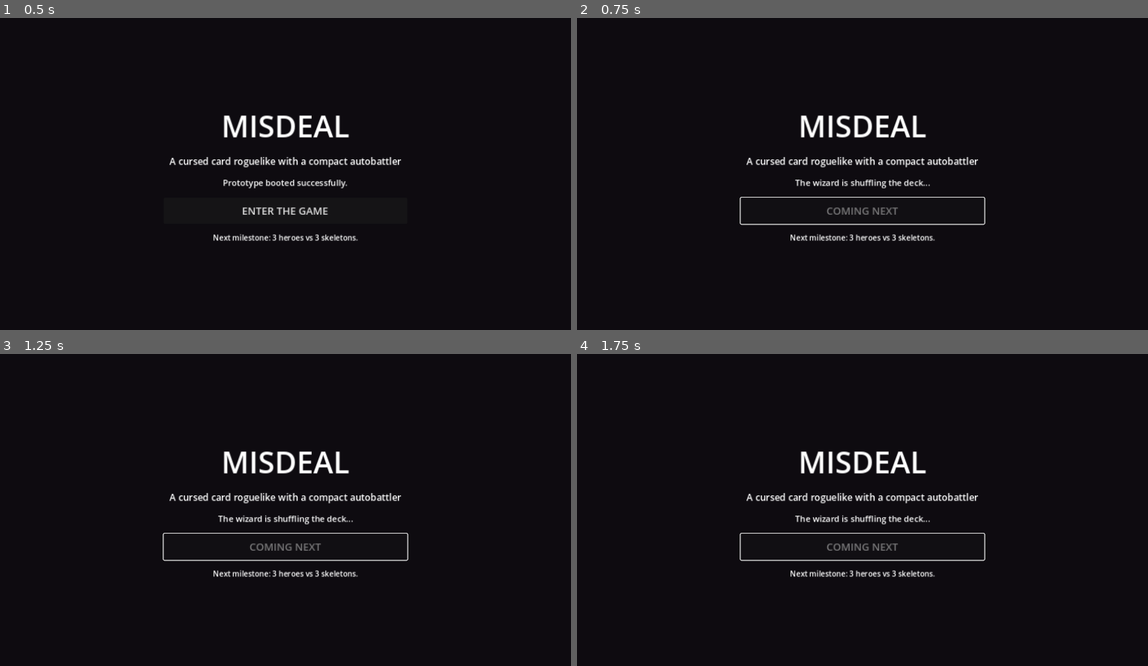
Above: before the commit, frames 1-4 (two rows, left to right).
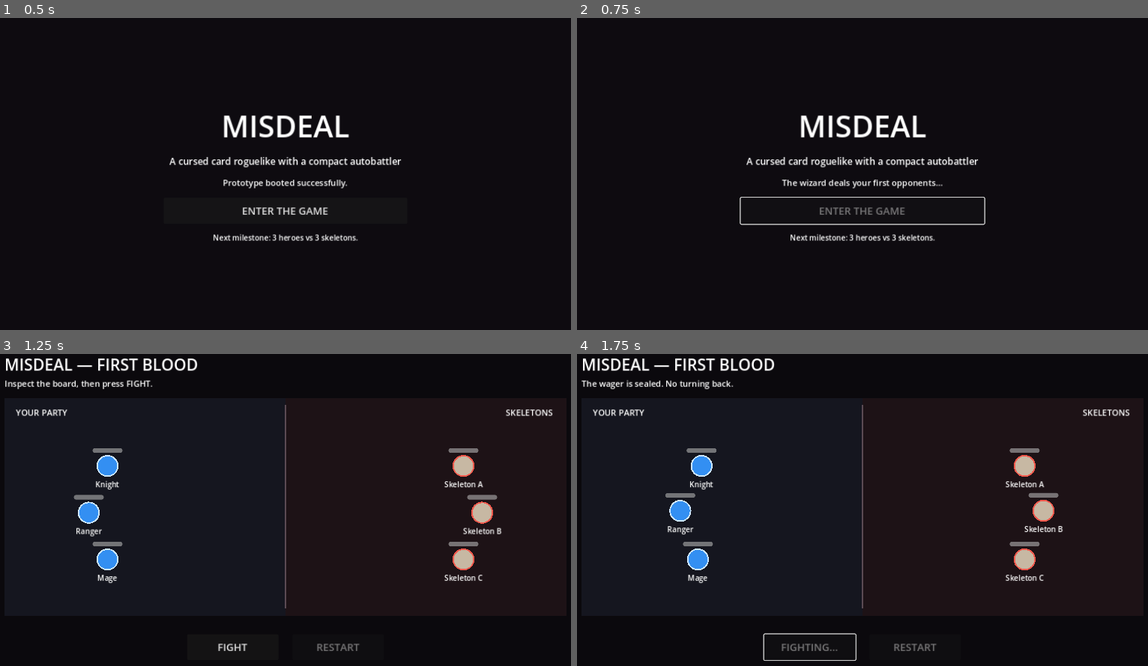
Above: after the commit, the same moments.

Repository: zampolit73/Misdeal
Game: Godot game, scene res://scenes/main/main.tscn
The game is run twice, just before and just after one commit, with the same random seed, the same clock (stepped at 60 frames per second) and the same inputs.
Inputs (mouse positions are in pixels of both pictures, inside the frame that each line leads up to):
- Up to frame 1 (0.5 s): no input
- Up to frame 2 (0.75 s): click "ENTER THE GAME" at 0.5 s
- Up to frame 3 (1.25 s): no input
- Up to frame 4 (1.75 s): click (811, 647) at 1.25 s, where only the run after the commit has a clickable "FIGHT"

Frame 1 is identical in both runs. In frame 2, 0.6% of the frame differs, in the area x 35-65%, y 51-64%; in frame 3, 6.4%; in frame 4, 6.6%, in the area x 0-97%, y 1-99%.

Commit message:
Enter first autobattle from main menu

Diff:
--- a/scripts/main.gd
+++ b/scripts/main.gd
@@ -7,6 +7,7 @@
 	start_button.pressed.connect(_on_start_button_pressed)
 
 func _on_start_button_pressed() -> void:
-	status_label.text = "The wizard is shuffling the deck..."
-	start_button.text = "COMING NEXT"
+	status_label.text = "The wizard deals your first opponents..."
 	start_button.disabled = true
+	await get_tree().create_timer(0.35).timeout
+	get_tree().change_scene_to_file("res://scenes/battle/battle.tscn")
